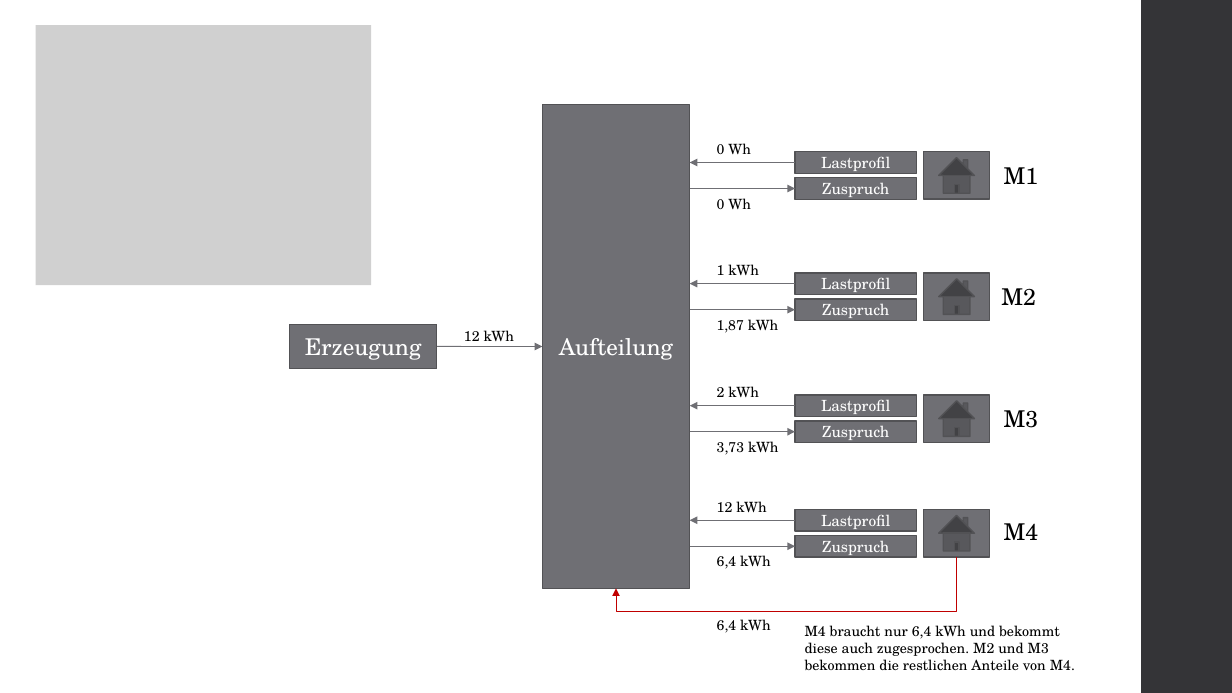
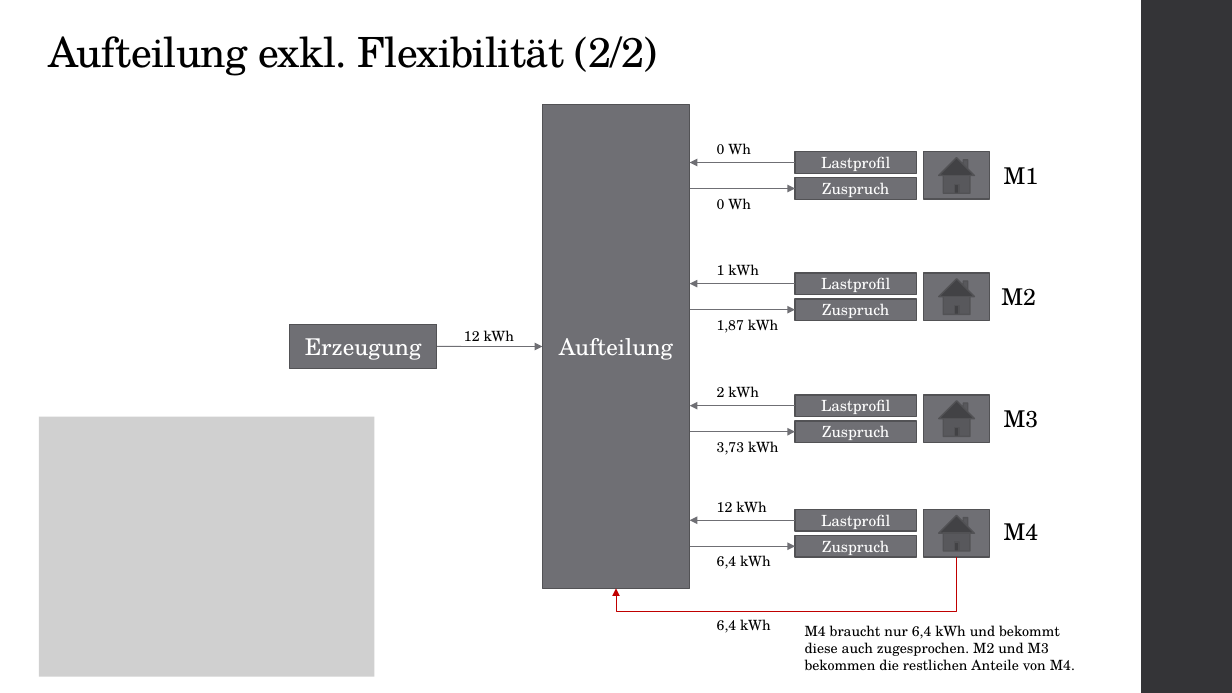
Before and after one commit to tformatix/e-community-platform, a slide deck: slide 6 of in-progress/dynamic-energy-seperation/overview.pptx. Drawn at 1232x693 pixels with LibreOffice and Linux fonts; fonts in the diff are those of the drawing; grey boxes stand for pictures. Boxes give left, top, right and bottom in pixels: in the first picture for what was removed or moved away, otherwise in the second. Text is boxed around its words. In the diff, an @@ line names an element or a change of style, - is before the commit and + after.

```diff
--- a/in-progress/dynamic-energy-seperation/overview.pptx
+++ b/in-progress/dynamic-energy-seperation/overview.pptx
@@ picture removed at [36, 25, 372, 285] @@
@@ title added at [48, 36, 658, 76], 32.4 pt, text #000000 @@
+Aufteilung exkl. Flexibilität (2/2)
@@ picture added at [39, 417, 374, 677] @@
```
Also in this commit, not shown: 3 other slides changed, 1 slide added, 8 other files.
